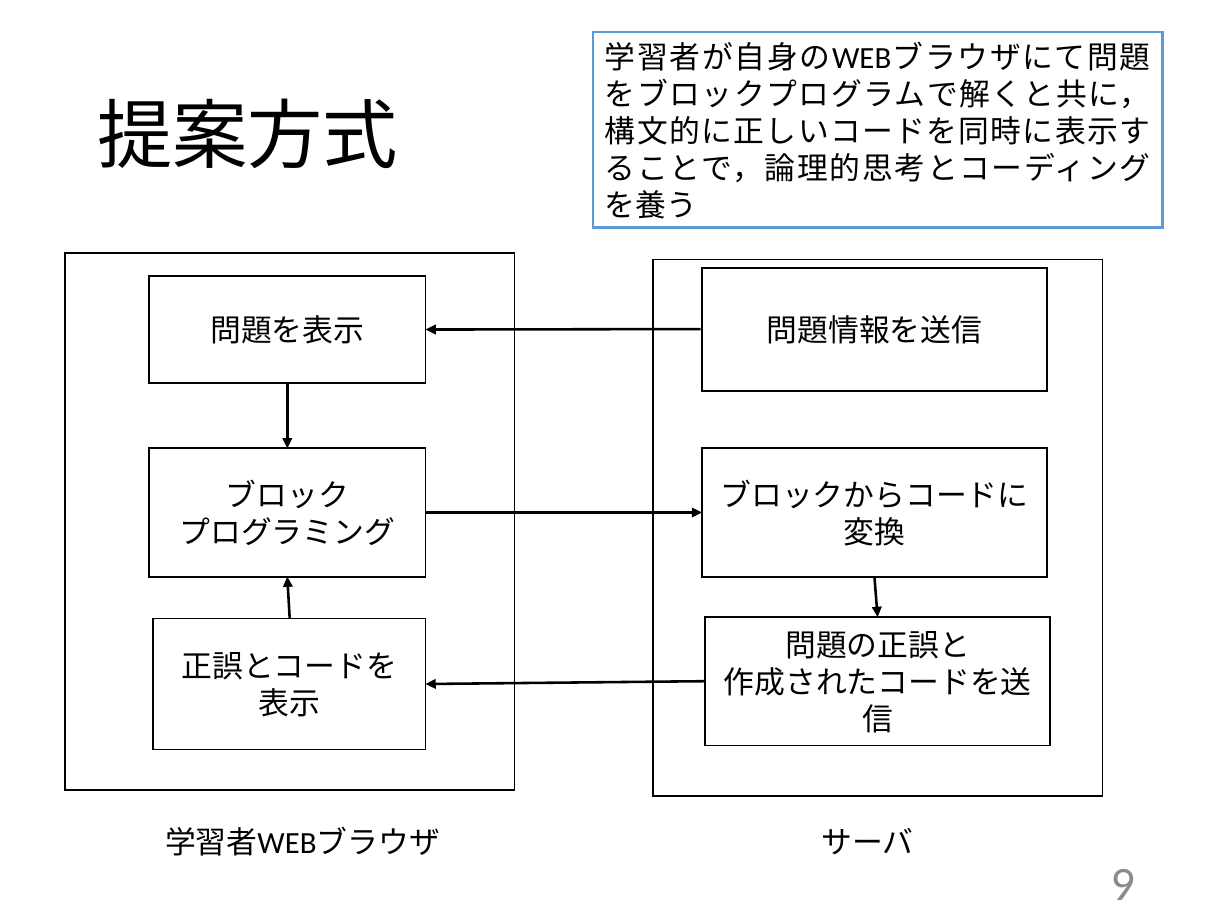
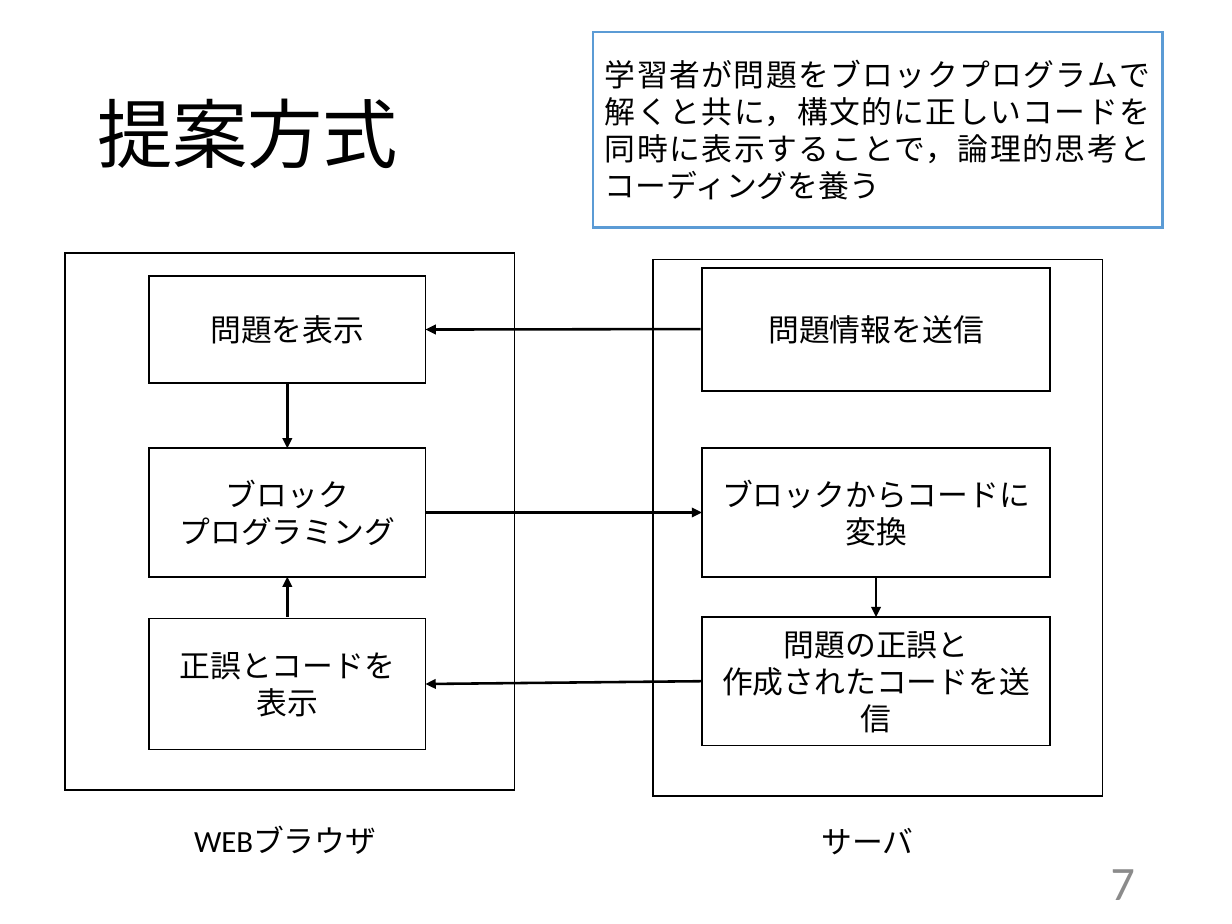
Before and after one commit to kait-takanolab/1821121-shimaoka-thesis, a slide deck: slide 7 of 1821121_shimaoka_tyuukan.pptx (slide 9 before the commit). Drawn at 1232x924 pixels with LibreOffice and Linux fonts; fonts in the diff are those of the drawing. Boxes give left, top, right and bottom in pixels: in the first picture for what was removed or moved away, otherwise in the second. Text is boxed around its words. In the diff, an @@ line names an element or a change of style, - is before the commit and + after.

```diff
--- a/1821121_shimaoka_tyuukan.pptx
+++ b/1821121_shimaoka_tyuukan.pptx
@@ text in rectangle at (605, 60, 1150, 200): text changed @@
-学習者が自身のWEBブラウザにて問題をブロックプログラムで解くと共に，構文的に正しいコードを同時に表示することで，論理的思考とコーディングを養う
+学習者が問題をブロックプログラムで解くと共に，構文的に正しいコードを同時に表示することで，論理的思考とコーディングを養う
@@ rectangle "問題情報を送信": place and size @@
-rectangle "問題情報を送信" at (702, 267, 1047, 391)
+rectangle "問題情報を送信" at (702, 267, 1051, 391)
@@ rectangle "ブロックからコードに": place and size @@
-rectangle "ブロックからコードに" at (702, 448, 1047, 577)
+rectangle "ブロックからコードに" at (702, 448, 1051, 577)
@@ rectangle "正誤とコードを": place and size @@
-rectangle "正誤とコードを" at (153, 618, 425, 749)
+rectangle "正誤とコードを" at (149, 618, 425, 749)
@@ text at (194, 826, 376, 854): text changed @@
-学習者WEBブラウザ
+WEBブラウザ
@@ page number at (1111, 869, 1135, 900): text changed @@
-9
+7
```
Also in this commit, not shown: 8 other slides changed, 1 slide removed.
